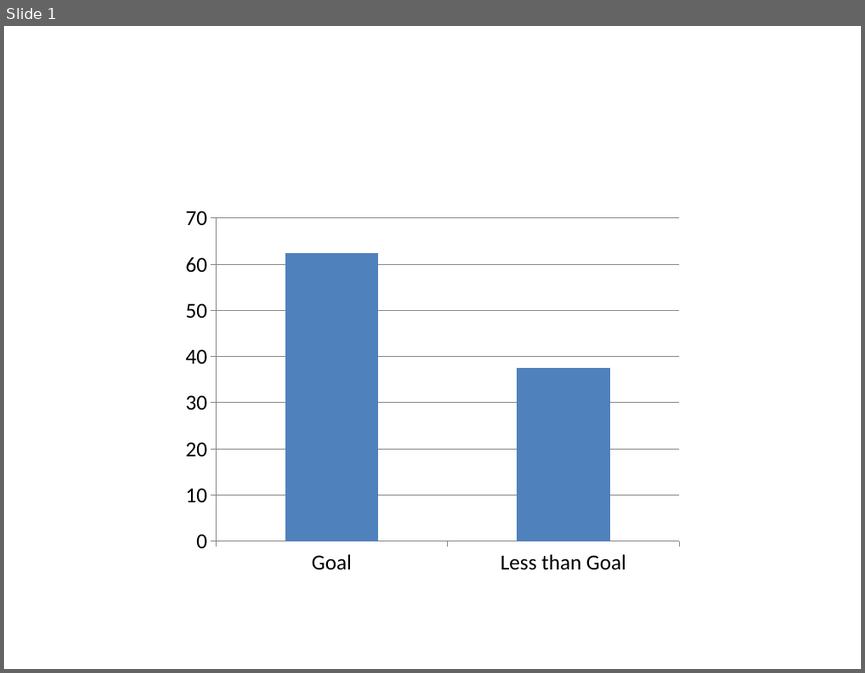
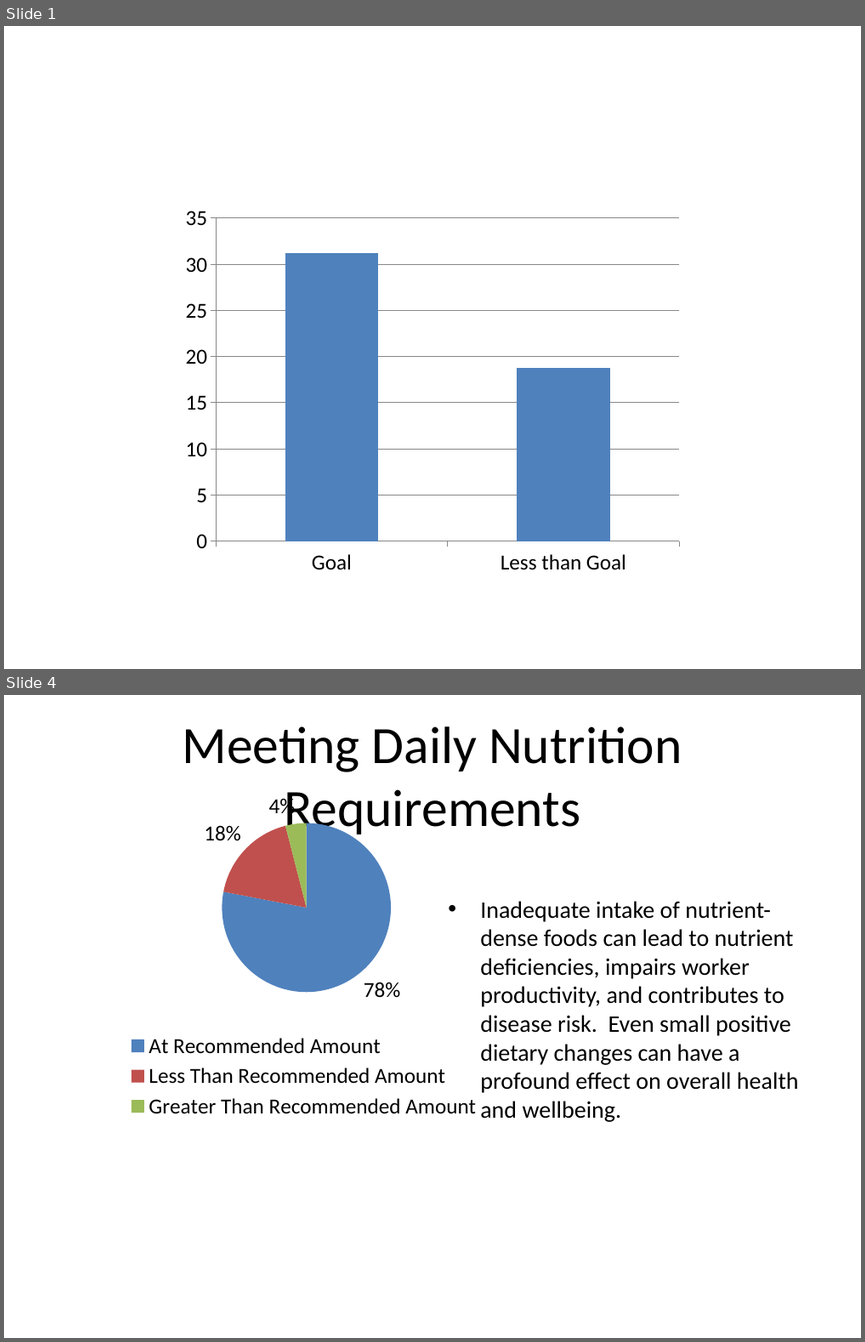
Before and after one commit to LukeSteg/LCABiometric, a slide deck: chart-01.pptx. Shown one above the other, each under a label of ours: slide 1 before the commit, slides 1 and 4 after it; the slides between them are not shown. The pictures are 865x673 and 865x1342 pixels, drawn with LibreOffice and Linux fonts; fonts in the diff are those of the drawing. Boxes give left, top, right and bottom in pixels: in the first picture for what was removed or moved away, otherwise in the second. Text is boxed around its words. In the diff, an @@ line names an element or a change of style, - is before the commit and + after.

```diff
--- a/chart-01.pptx
+++ b/chart-01.pptx
@@ slide 4 added at bbox=[4, 695, 861, 1338], background #FFFFFF @@
@@ title added at bbox=[182, 726, 681, 839], 44 pt, text #000000 @@
+Meeting Daily Nutrition Requirements
@@ pie chart added at bbox=[90, 781, 518, 1123] @@
+categories: At Recommended Amount, Less Than Recommended Amount, Greater Than Recommended Amount
+Series 1: 0.78, 0.18, 0.04
@@ text added at bbox=[480, 901, 799, 1122], 20 pt, text #000000 @@
+• Inadequate intake of nutrient-dense foods can lead to nutrient deficiencies, impairs worker productivity, and contributes to disease risk. Even small positive dietary changes can have a profound effect on overall health and wellbeing.
@@ slide 1 changed as well @@
@@ column chart at bbox=[176, 198, 689, 583] @@
@@ Series 1, Goal: 62 to 31 @@
@@ Series 1, Less than Goal: 38 to 19 @@
```
Also in this commit, not shown: 2 other slides added, 5 other files.
